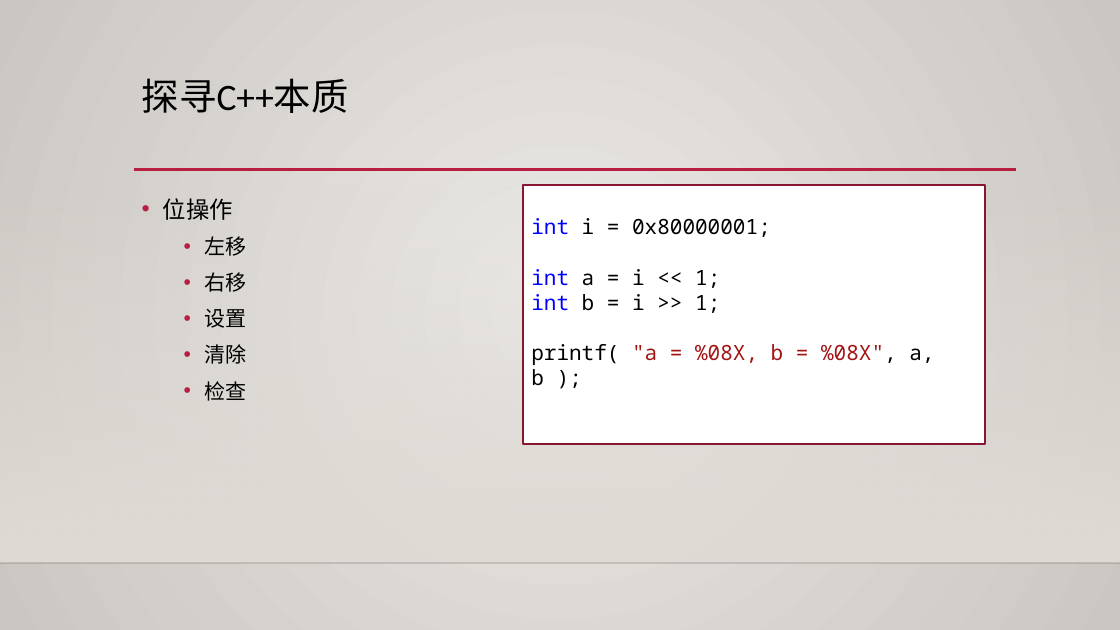
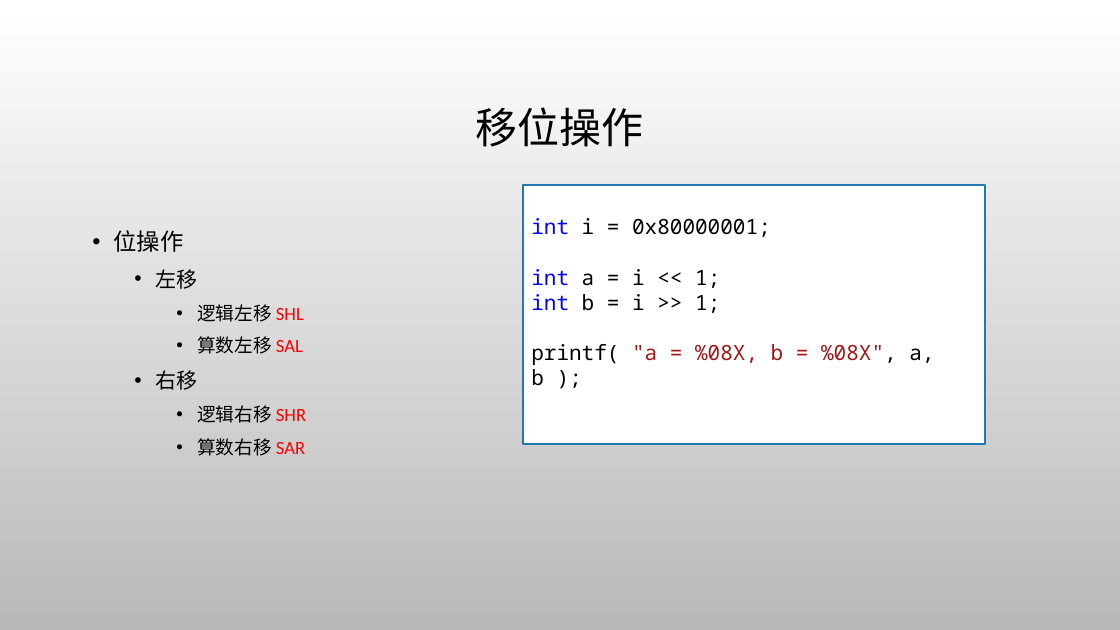
Before and after one commit to albertclass/Lessons, a slide deck: slide 16 of advance c++/courseware.pptx (slide 14 before the commit). Drawn at 1120x630 pixels with LibreOffice and Linux fonts; fonts in the diff are those of the drawing; background and template pictures are left out. Boxes give left, top, right and bottom in pixels: in the first picture for what was removed or moved away, otherwise in the second. Text is boxed around its words. In the diff, an @@ line names an element or a change of style, - is before the commit and + after.

```diff
--- a/advance c++/courseware.pptx
+++ b/advance c++/courseware.pptx
@@ background gradient #ECEAE7 to #CAC7C1 to picture (left out) @@
@@ title "移位操作" at bbox=[476, 107, 644, 147]: vertical alignment top to middle @@
@@ title at bbox=[476, 107, 644, 147]: text changed; size 32 to 36 pt @@
-探寻C++本质
+移位操作
@@ line removed from (134, 170) to (1017, 170) @@
@@ rectangle removed at bbox=[0, 186, 1120, 563] @@
@@ rectangle "int i = 0x80000001;" at bbox=[523, 185, 986, 444]: outline #871631 1.25 pt to #2379B0 1.25 pt @@
@@ text "位操作": place and size @@
-text "位操作" at bbox=[163, 198, 247, 401]
+text "位操作" at bbox=[113, 230, 306, 456]
@@ text at bbox=[113, 230, 197, 390]: bullet colour #B71E42 to #000000 @@
@@ text at bbox=[197, 304, 304, 354]: paragraphs added @@
+    • 逻辑左移 SHL
+    • 算数左移 SAL
@@ text at bbox=[197, 405, 306, 456]: text changed; size 18 to 16 pt @@
-  • 设置
-  • 清除
-  • 检查
+    • 逻辑右移 SHR
+    • 算数右移 SAR
@@ line removed from (0, 563) to (1120, 563) @@
```
Also in this commit, not shown: 18 other slides changed, 4 slides added, 1 slide removed, 55 other files.
